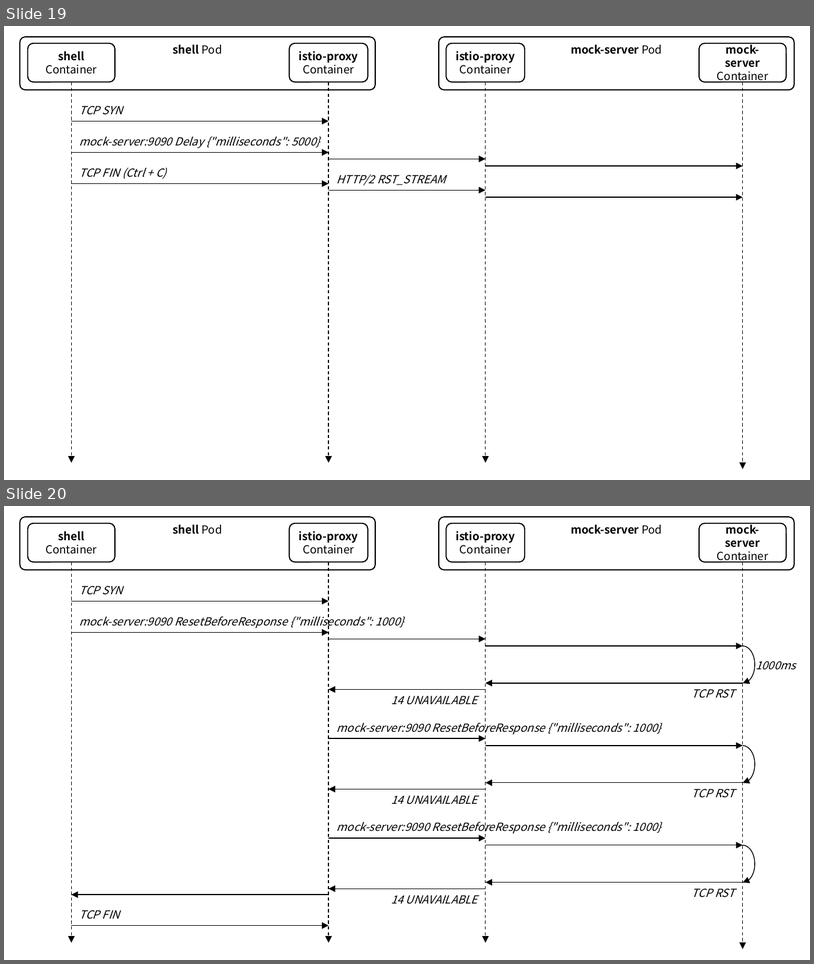
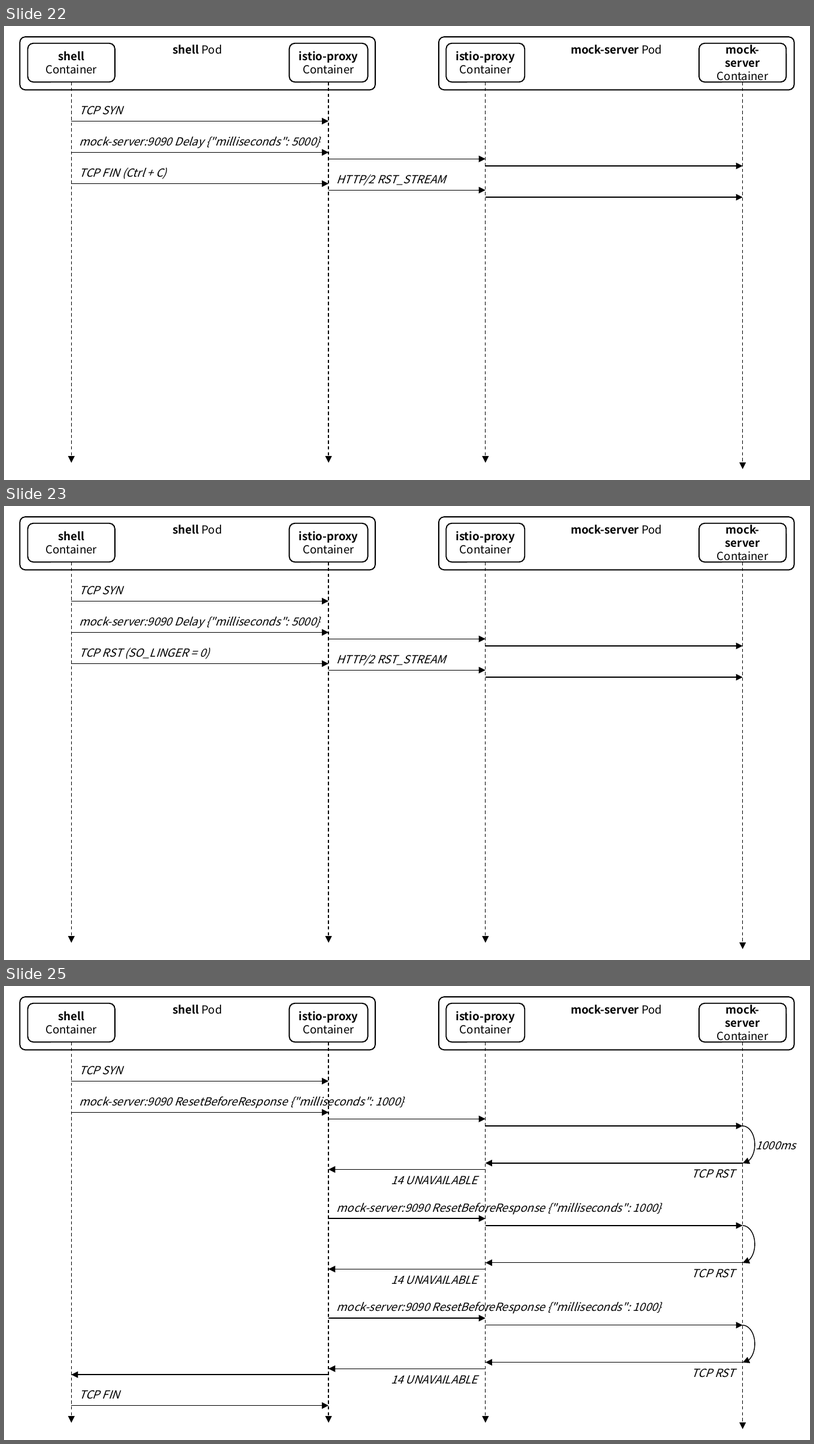
Before and after one commit to ssup2/blog-software, a slide deck: content/docs/theory-analysis/istio-sidecar-proxy-access-log/images/images.pptx. Shown one above the other, each under a label of ours: slides 19 and 20 before the commit, slides 22, 23 and 25 after it; the slides between them are not shown. The pictures are 814x964 and 814x1444 pixels, drawn with LibreOffice and Linux fonts; fonts in the diff are those of the drawing. Boxes give left, top, right and bottom in pixels: in the first picture for what was removed or moved away, otherwise in the second. Text is boxed around its words. In the diff, an @@ line names an element or a change of style, - is before the commit and + after.

```diff
--- a/content/docs/theory-analysis/istio-sidecar-proxy-access-log/images/images.pptx
+++ b/content/docs/theory-analysis/istio-sidecar-proxy-access-log/images/images.pptx
@@ slide 23 added at [4,506,810,960], background #FFFFFF @@
@@ rounded rectangle added at [20,517,376,571], fill #FFFFFF, outline #000000 1 pt, 10 pt, text #000000, bold @@
+shell Pod
@@ rounded rectangle added at [27,523,114,562], fill #FFFFFF, outline #000000 1 pt, 10 pt, text #000000 @@
+shell
+Container
@@ rounded rectangle added at [290,523,368,562], fill #FFFFFF, outline #000000 1 pt, 10 pt, text #000000, bold @@
+istio-proxy
+Container
@@ rounded rectangle added at [438,517,794,571], fill #FFFFFF, outline #000000 1 pt, 10 pt, text #000000, bold @@
+mock-server Pod
@@ rounded rectangle added at [447,523,525,562], fill #FFFFFF, outline #000000 1 pt, 10 pt, text #000000, bold @@
+istio-proxy
+Container
@@ rounded rectangle added at [699,523,786,562], fill #FFFFFF, outline #000000 1 pt, 10 pt, text #000000, bold @@
+mock-server
+Container
@@ arrow added from (72, 562) to (72, 942), #000000 0.75 pt dashed @@
@@ arrow added from (329, 562) to (329, 942), #000000 0.75 pt dashed @@
@@ arrow added from (485, 562) to (485, 942), #000000 0.75 pt dashed @@
@@ arrow added from (743, 562) to (743, 949), #000000 0.75 pt dashed @@
@@ text added at [79,586,123,595], 10 pt, text #000000, italic @@
+TCP SYN
@@ arrow added from (72, 601) to (329, 601), #000000 0.75 pt @@
@@ text added at [80,616,320,628], 10 pt, text #000000, italic @@
+mock-server:9090 Delay {"milliseconds": 5000}
@@ arrow added from (72, 633) to (329, 633), #000000 0.75 pt @@
@@ text added at [79,648,210,659], 10 pt, text #000000, italic @@
+TCP RST (SO_LINGER = 0)
@@ arrow added from (329, 639) to (485, 639), #000000 0.75 pt @@
@@ arrow added from (485, 646) to (743, 646), #000000 0.75 pt @@
@@ arrow added from (72, 663) to (329, 663), #000000 0.75 pt @@
@@ text added at [336,654,446,666], 10 pt, text #000000, italic @@
+HTTP/2 RST_STREAM
@@ arrow added from (329, 670) to (485, 670), #000000 0.75 pt @@
@@ arrow added from (485, 677) to (743, 677), #000000 0.75 pt @@
@@ what was slide 19 is now slide 22 @@
@@ what was slide 20 is now slide 25 @@
```
Also in this commit, not shown: 4 slides changed, 4 other slides added, 9 other files.
